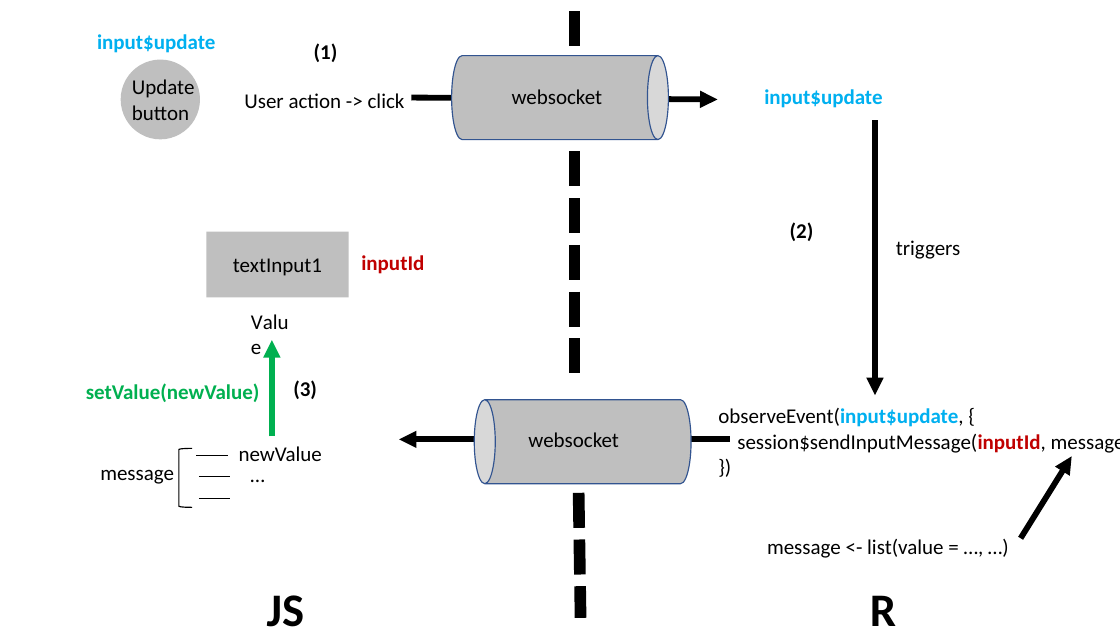
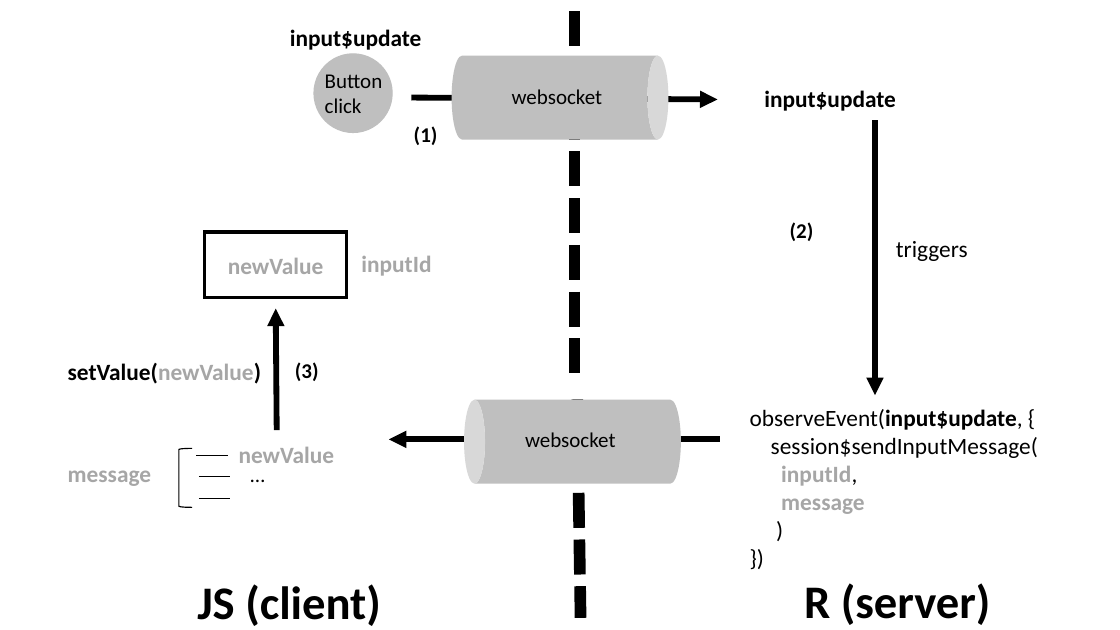
Before and after one commit to DivadNojnarg/outstanding-shiny-ui, a slide deck: slide 1 of images/survival-kit/shiny-update-inputs.pptx. Drawn at 1120x630 pixels with LibreOffice and Linux fonts; fonts in the diff are those of the drawing. Boxes give left, top, right and bottom in pixels: in the first picture for what was removed or moved away, otherwise in the second. Text is boxed around its words. In the diff, an @@ line names an element or a change of style, - is before the commit and + after.

```diff
--- a/images/survival-kit/shiny-update-inputs.pptx
+++ b/images/survival-kit/shiny-update-inputs.pptx
@@ text "input$update" at box(290, 29, 422, 50): size 18 to 20 pt, text colour #00B0F0 to #000000 @@
@@ text "input$update": place and size @@
-text "input$update" at box(97, 34, 215, 53)
+text "input$update" at box(290, 29, 422, 50)
@@ ellipse: place and size @@
-ellipse at box(121, 60, 199, 139)
+ellipse at box(314, 54, 392, 133)
@@ cylinder at box(452, 55, 669, 139): outline #325491 1 pt to none @@
@@ text at box(325, 74, 383, 113): text changed @@
-Update button
+Button
+click
@@ text "input$update" at box(764, 90, 896, 111): size 18 to 20 pt, text colour #00B0F0 to #000000 @@
@@ text removed at box(244, 93, 405, 108) @@
-User action -> click
@@ text "(1)": place and size @@
-text "(1)" at box(314, 43, 338, 62)
+text "(1)" at box(414, 126, 438, 145)
@@ rectangle "newValue" at box(205, 232, 347, 297): fill #BFBFBF to none; outline none to #000000 3 pt @@
@@ text "triggers" at box(896, 241, 968, 261): size 18 to 20 pt @@
@@ text in rectangle at box(228, 258, 324, 274): text changed; size 18 to 20 pt; text colour #000000 to #A6A6A6; bold on @@
-textInput1
+newValue
@@ text "inputId" at box(361, 256, 431, 276): size 18 to 20 pt, text colour #C00000 to #A6A6A6 @@
@@ text removed at box(243, 305, 308, 339) @@
-Value
@@ arrow moved from (272, 437) - (272, 340) to (276, 430) - (276, 308) @@
@@ arrow (276, 430) - (276, 308): stroke #00B050 5 pt to #000000 5 pt @@
@@ text "setValue(newValue)": place and size @@
-text "setValue(newValue)" at box(86, 383, 260, 402)
+text "setValue(newValue)" at box(68, 363, 261, 384)
@@ text "setValue(newValue)" at box(68, 363, 261, 384): size 18 to 20 pt; text colour #00B050 to #000000, text colour #00B050 to #A6A6A6 in "setValue(newValue)" @@
@@ text "(3)": place and size @@
-text "(3)" at box(293, 380, 317, 399)
+text "(3)" at box(295, 362, 319, 381)
@@ cylinder: place and size @@
-cylinder at box(475, 400, 691, 484)
+cylinder at box(465, 400, 681, 484)
@@ cylinder at box(465, 400, 681, 484): outline #325491 1 pt to none @@
@@ text "observeEvent(input$update, {": place and size @@
-text "observeEvent(input$update, {" at box(718, 408, 1120, 453)
+text "observeEvent(input$update, {" at box(750, 409, 1038, 514)
@@ text at box(750, 409, 1023, 430): size 18 to 20 pt in "observeEvent(input$update, {", "})"; text colour #00B0F0 to #000000 in "observeEvent(input$update," @@
@@ text "newValue" at box(239, 447, 335, 463): size 18 to 20 pt, text colour #000000 to #A6A6A6, bold on @@
@@ arrow moved from (730, 439) - (399, 439) to (720, 439) - (389, 439) @@
@@ text at box(771, 437, 1038, 514): text changed; size 18 to 20 pt @@
-session$sendInputMessage(inputId, message)
+session$sendInputMessage(
+inputId,
+message
+)
@@ text "message" at box(68, 470, 151, 486): size 18 to 20 pt, text colour #000000 to #A6A6A6, bold on @@
@@ text "message": place and size @@
-text "message" at box(100, 469, 174, 484)
+text "message" at box(68, 470, 151, 486)
@@ arrow removed from (1021, 539) to (1072, 456) @@
@@ text removed at box(767, 539, 943, 558) @@
-message <- list(value = …, …)
@@ text at box(197, 584, 381, 626): text changed @@
-JS
+JS (client)
@@ text at box(804, 583, 991, 625): text changed @@
-R
+R (server)
```
Also in this commit, not shown: 1 slide removed, 13 other files.
